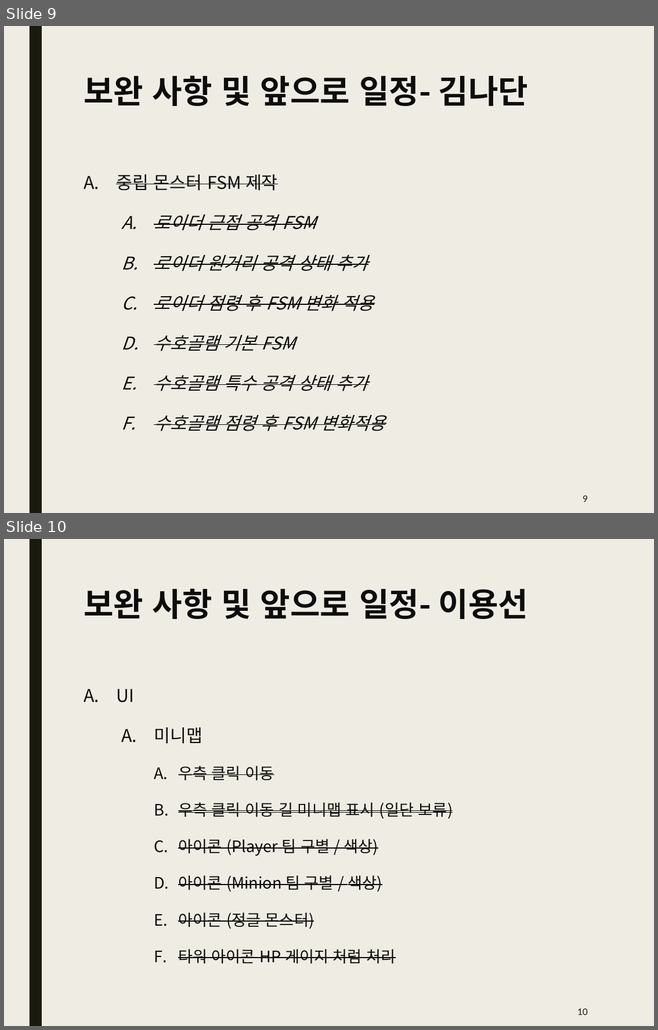
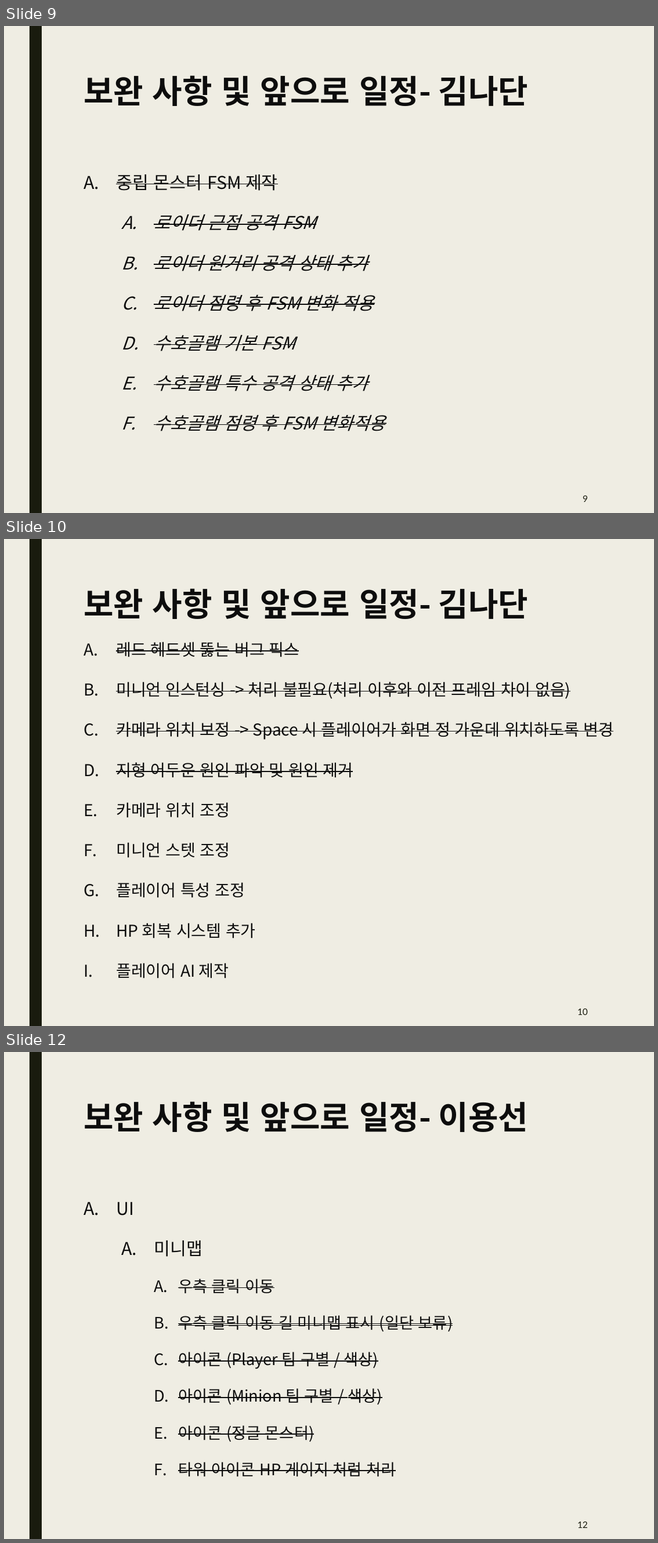
Before and after one commit to Kim2Kang/Documents, a slide deck: 진행사항.pptx. Shown one above the other, each under a label of ours: slides 9 and 10 before the commit, slides 9, 10 and 12 after it; the slides between them are not shown. The pictures are 658x1030 and 658x1543 pixels, drawn with LibreOffice and Linux fonts; fonts in the diff are those of the drawing. Boxes give left, top, right and bottom in pixels: in the first picture for what was removed or moved away, otherwise in the second. Text is boxed around its words. In the diff, an @@ line names an element or a change of style, - is before the commit and + after.

Commit message:
보고서 및 진행사항 업데이트

```diff
--- a/진행사항.pptx
+++ b/진행사항.pptx
@@ slide 10 added at (4,539,654,1026), background #EFEDE3; not listed: 1 template element that a slide beside it also shows @@
@@ title added at (83,588,528,619), 36 pt, text #0D0D0D, bold @@
+보완 사항 및 앞으로 일정- 김나단
@@ text added at (116,642,614,979), 18 pt, text #0D0D0D, strikethrough @@
+A. 레드 헤드셋 뚫는 버그 픽스
+B. 미니언 인스턴싱 -> 처리 불필요(처리 이후와 이전 프레임 차이 없음)
+C. 카메라 위치 보정 -> Space 시 플레이어가 화면 정 가운데 위치하도록 변경
+D. 지형 어두운 원인 파악 및 원인 제거
+E. 카메라 위치 조정
+F. 미니언 스텟 조정
+G. 플레이어 특성 조정
+H. HP 회복 시스템 추가
+I. 플레이어 AI 제작
@@ page number added at (577,1008,587,1015), 10 pt, text #191B0E @@
+10
@@ what was slide 10 is now slide 12 @@
@@ page number at (577,1521,587,1528): text changed @@
-10
+12
```
Also in this commit, not shown: 1 other slide added, 1 other file.
